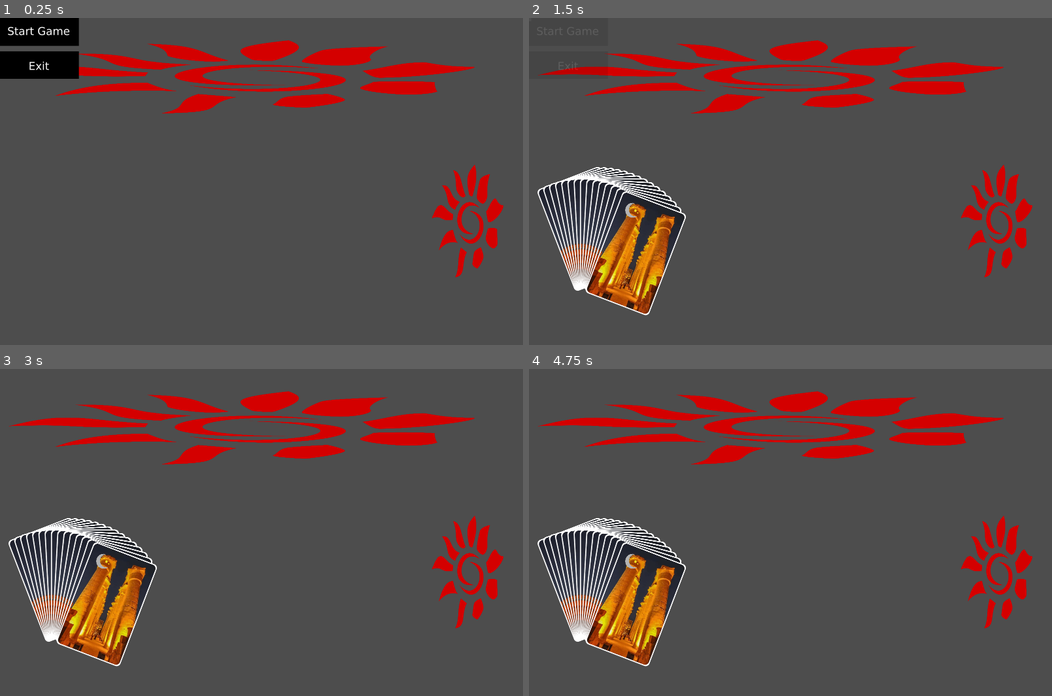
Above: before the commit, frames 1-4 (two rows, left to right).
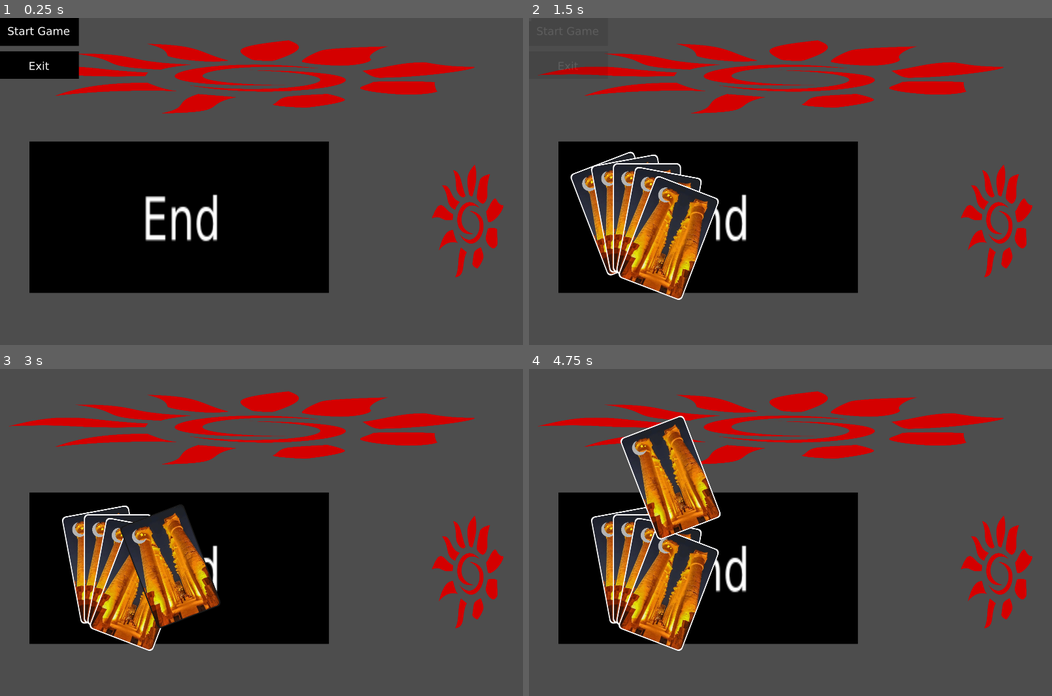
Above: after the commit, the same moments.

Repository: liambrownweb/Onirim
Game: Godot game, scene res://Main.tscn
Two runs of this game, one before a commit and one after it. Both use one fixed random seed, a clock stepped at 60 frames per second and the inputs below.
Inputs (mouse positions are in pixels of both pictures, inside the frame that each line leads up to):
- Up to frame 1 (0.25 s): no input
- Up to frame 2 (1.5 s): click (570, 31) at 0.5 s; click (570, 31) at 1.25 s
- Up to frame 3 (3 s): tap Enter at 2 s; drag from (57, 578) to (313, 460) at 2.02 s; tap Space at 2.75 s; drag from (62, 578) to (235, 597) at 2.77 s
- Up to frame 4 (4.75 s): move the mouse to (596, 578) at 3.52 s; click (596, 578) at 3.67 s; tap Enter at 4.25 s; drag from (596, 578) to (633, 483) at 4.27 s

The runs differ from the first frame. In frame 1, 26% of the frame differs, in the area x 5-63%, y 37-85%; in frame 2, 26%; in frame 3, 27%; in frame 4, 29%, in the area x 1-63%, y 14-91%.

Commit message:
Adding card backgrounds, more deck specifications, hand refilling

Diff:
--- a/CardScene.gd
+++ b/CardScene.gd
@@ -9,6 +9,7 @@
 var gameboard = null
 
 @onready var DragLayer = get_tree().root.get_node("Main/DragLayer")
+@onready var panel = $PanelContainer
 
 func _ready() -> void:
 	pass
@@ -35,6 +36,7 @@
 		#else:
 			#_end_drag()
 	elif event is InputEventMouseMotion and dragging:
+		print (drag_offset)
 		global_position = get_global_mouse_position() - drag_offset
 
 func _start_drag(local_click_pos):
@@ -59,7 +61,15 @@
 	return at_position
 
 func _on_mouse_entered() -> void:
-	pass
+	var style = panel.get_theme_stylebox("panel").duplicate()
+	style.bg_color = Color(0.1, 0.1, 0.1, 1)
+	panel.add_theme_stylebox_override("panel", style)
+	print("Overriding style")
+
+func _on_mouse_exited() -> void:
+	var style = panel.get_theme_stylebox("panel").duplicate()
+	style.bg_color = Color(1, 1, 1, 1)
+	panel.add_theme_stylebox_override("panel", style)
 
 func set_card_data(card_data_in: Card) -> void:
 	card_data = card_data_in
--- a/CardScene.tscn
+++ b/CardScene.tscn
@@ -76,3 +76,4 @@
 expand_mode = 3
 
 [connection signal="mouse_entered" from="." to="." method="_on_mouse_entered"]
+[connection signal="mouse_exited" from="PanelContainer" to="." method="_on_mouse_exited"]
--- a/components/card.gd
+++ b/components/card.gd
@@ -3,7 +3,7 @@
 func _init (parms):
 	type = parms.type
 	subtype = parms.subtype
-	symbol = parms.symbol
+	symbol = parms.symbol if parms.has(symbol) else 0
 var type: CardAttribs.types
 var subtype
 var symbol: CardAttribs.symbols
--- a/components/cardattribs.gd
+++ b/components/cardattribs.gd
@@ -1,8 +1,9 @@
 extends RefCounted
 class_name CardAttribs
 
-enum types { LOCATION, DOOR, DREAM, MIRROR }
-enum locations { AQUARIUM, GARDEN, LIBRARY, OBSERVATORY }
-enum dreams { NIGHTMARE, SPHINX, DIVER, CONFUSION }
+enum types { LOCATION, TOOL, ENCOUNTER, MIRROR }
+enum locations { POOLS_OF_PURIFICATION, HYPOSTYLE_HALL, LIBRARY, CRAFTSMANS_QUARTER }
+enum tools { WATER, CLAY, BLESSING_OF_HORUS, SECRET_NAME, PAPYRUS, SPELL, DYE_BINDING, KNIFE }
+enum dreams { APOPHIS, SPHINX, DIVER, CONFUSION }
 enum mirrors {}
-enum symbols { SUN, MOON, KEY }
+enum symbols { EYE_OF_RA, LAMP_OF_OSIRIS, ANKH }
--- a/components/decks.gd
+++ b/components/decks.gd
@@ -3,82 +3,122 @@
 const STANDARD = [
 	{
 		"type": C.types.LOCATION,
-		"subtype": C.locations.OBSERVATORY,
-		"symbol":C.symbols.SUN,
+		"subtype": C.locations.CRAFTSMANS_QUARTER,
+		"symbol":C.symbols.EYE_OF_RA,
 		"count": 7
 	},
 	{
 		"type":C.types.LOCATION,
-		"subtype": C.locations.OBSERVATORY,
-		"symbol":C.symbols.MOON,
+		"subtype": C.locations.CRAFTSMANS_QUARTER,
+		"symbol":C.symbols.LAMP_OF_OSIRIS,
 		"count": 5
 	},
 	{
 		"type":C.types.LOCATION,
-		"subtype": C.locations.OBSERVATORY,
-		"symbol":C.symbols.KEY,
+		"subtype": C.locations.CRAFTSMANS_QUARTER,
+		"symbol":C.symbols.ANKH,
 		"count": 4
 	},
 	{
 		"type":C.types.LOCATION,
-		"subtype": C.locations.AQUARIUM,
-		"symbol":C.symbols.SUN,
+		"subtype": C.locations.POOLS_OF_PURIFICATION,
+		"symbol":C.symbols.EYE_OF_RA,
 		"count": 6
 	},
 	{
 		"type":C.types.LOCATION,
-		"subtype": C.locations.AQUARIUM,
-		"symbol":C.symbols.MOON,
+		"subtype": C.locations.POOLS_OF_PURIFICATION,
+		"symbol":C.symbols.LAMP_OF_OSIRIS,
 		"count": 5
 	},
 	{
 		"type":C.types.LOCATION,
-		"subtype": C.locations.AQUARIUM,
-		"symbol":C.symbols.KEY,
+		"subtype": C.locations.POOLS_OF_PURIFICATION,
+		"symbol":C.symbols.ANKH,
 		"count": 4
 	},
 	{
 		"type":C.types.LOCATION,
-		"subtype": C.locations.GARDEN,
-		"symbol":C.symbols.SUN,
+		"subtype": C.locations.HYPOSTYLE_HALL,
+		"symbol":C.symbols.EYE_OF_RA,
 		"count": 6
 	},
 	{
 		"type":C.types.LOCATION,
-		"subtype": C.locations.GARDEN,
-		"symbol":C.symbols.MOON,
+		"subtype": C.locations.HYPOSTYLE_HALL,
+		"symbol":C.symbols.LAMP_OF_OSIRIS,
 		"count": 5
 	},
 	{
 		"type":C.types.LOCATION,
-		"subtype": C.locations.GARDEN,
-		"symbol":C.symbols.KEY,
+		"subtype": C.locations.HYPOSTYLE_HALL,
+		"symbol":C.symbols.ANKH,
 		"count": 3
 	},
 	{
 		"type":C.types.LOCATION,
 		"subtype": C.locations.LIBRARY,
-		"symbol":C.symbols.SUN,
+		"symbol":C.symbols.EYE_OF_RA,
 		"count": 5
 	},
 	{
 		"type":C.types.LOCATION,
 		"subtype": C.locations.LIBRARY,
-		"symbol":C.symbols.MOON,
+		"symbol":C.symbols.LAMP_OF_OSIRIS,
 		"count": 5
 	},
 	{
 		"type":C.types.LOCATION,
 		"subtype": C.locations.LIBRARY,
-		"symbol":C.symbols.KEY,
+		"symbol":C.symbols.ANKH,
 		"count": 3
-	}
+	},
+	{
+		"type":C.types.TOOL,
+		"subtype": C.tools.BLESSING_OF_HORUS,
+		"count": 1
+	},
+	{
+		"type":C.types.TOOL,
+		"subtype": C.tools.CLAY,
+		"count": 1
+	},
+	{
+		"type":C.types.TOOL,
+		"subtype": C.tools.DYE_BINDING,
+		"count": 1
+	},
+	{
+		"type":C.types.TOOL,
+		"subtype": C.tools.KNIFE,
+		"count": 1
+	},
+	{
+		"type":C.types.TOOL,
+		"subtype": C.tools.PAPYRUS,
+		"count": 1
+	},
+	{
+		"type":C.types.TOOL,
+		"subtype": C.tools.SECRET_NAME,
+		"count": 1
+	},
+	{
+		"type":C.types.TOOL,
+		"subtype": C.tools.SPELL,
+		"count": 1
+	},
+	{
+		"type":C.types.TOOL,
+		"subtype": C.tools.WATER,
+		"count": 1
+	},
 ]
 
-#| Location    | Sun | Moon | Key | Total |
-#|-------------|-----:|-----:|----:|------:|
-#| OBSERVATORY | 7    | 5    | 4   | 16   |
-#| AQUARIUM    | 6    | 5    | 4   | 15   |
-#| GARDEN      | 6    | 5    | 3   | 14   |
-#| LIBRARY     | 5    | 5    | 3   | 13   |
-#| **Total**   | **24** | **20** | **14** | **58**
+#| Location               | Sun    | Moon   | Key    | Total |
+#|------------------------|--------|--------|--------|-------|
+#| CRAFTSMANS_QUARTER     | 7      | 5      | 4      | 16    |
+#| POOLS_OF_PURIFICATION  | 6      | 5      | 4      | 15    |
+#| HYPOSTYLE_HALL         | 6      | 5      | 3      | 14    |
+#| LIBRARY                | 5      | 5      | 3      | 13    |
+#| **Total**              | **24** | **20** | **14** | **58**|
--- a/game.gd
+++ b/game.gd
@@ -3,7 +3,7 @@
 var hand = []
 var limbo = []
 var played = []
-var discard = []
+var discarded = []
 const Decks = preload("res://components/decks.gd")
 
 @onready var game_in_progress = false
@@ -28,7 +28,7 @@
 	game_deck = Deck.new()
 	game_deck.build_from(Decks.STANDARD)
 	game_deck.shuffle()
-	hand.append_array(game_deck.draw_top(5))
+	fill_hand()
 	$Gameboard.init_ui()
 	game_in_progress = true
 
@@ -36,5 +36,18 @@
 	game_in_progress = false
 
 func play(card: Card) -> bool:
-	played.append(card)
-	return true
+	if can_play(card):
+		played.append(card)
+		fill_hand()
+		return true
+	return false
+
+func discard(card: Card) -> bool:
+	if can_discard(card):
+		discarded.append(card)
+		fill_hand()
+		return true
+	return false
+
+func fill_hand() -> void:
+	hand.append_array(game_deck.draw_top(5 - hand.size()))
--- a/gameboard.tscn
+++ b/gameboard.tscn
@@ -1,5 +1,6 @@
 [gd_scene format=3 uid="uid://dckiuu1fy2v86"]
 
+[ext_resource type="Texture2D" uid="uid://b0xcu2u6nqkpb" path="res://images/end.svg" id="1_14ufp"]
 [ext_resource type="Texture2D" uid="uid://dd0k8wdcwxqp1" path="res://images/sun.svg" id="1_kv177"]
 
 [sub_resource type="GDScript" id="GDScript_kv177"]
@@ -10,8 +11,9 @@
 var drop_target = null
 @onready var game: Control = get_node(\"/root/Main/Game\")
 @onready var DragLayer = get_tree().root.get_node(\"Main/DragLayer\")
-@onready var discard = $TextureRect/DiscardPile
+@onready var discard_pile = $TextureRect/DiscardPile
 @onready var playrow = $TextureRect2/PlayRow
+@onready var player_hand_panel = $PlayerHandBG/PlayerHand
 
 func _ready() -> void:
 	pass
@@ -32,21 +34,29 @@
 
 func populate_hand() -> void:
 	drawing_cards = true
-	for data in game.hand:
-		var card = make_card(data)
-		card.gameboard = self
-		$PlayerHand.add_child(card)
+	if player_hand_panel.get_children().size() > 0:
+		for card in player_hand_panel.get_children():
+			player_hand_panel.remove_child(card)
+		for data in game.hand:
+			var card = make_card(data)
+			card.gameboard = self
+			player_hand_panel.add_child(card)
+	else:
+		for data in game.hand:
+			var card = make_card(data)
+			card.gameboard = self
+			player_hand_panel.add_child(card)
 	_update_hand_layout()
 	drawing_cards = false
 
 func _update_hand_layout():
-	var hand_array = $PlayerHand.get_children()
+	var hand_array = player_hand_panel.get_children()
 	var n = hand_array.size()
 	if n == 0:
 		return
 	var span_deg = 60.0
 	var radius = 320.0
-	var center = Vector2(0, 300)   # local center of the fan; adjust as needed
+	var center = Vector2(200, 400)   # local center of the fan; adjust as needed
 	for i in range(n):
 		var t = 0.5 if n == 1 else float(i) / float(n - 1)
 		var angle = lerp(-span_deg/2, span_deg/2, t)
@@ -85,12 +95,13 @@
 	#var picked = get_viewport().gui_pick(mouse_pos)  # returns Control under point
 	var picked = get_drop_target()
 	DragLayer.remove_child(card)
-	if picked == discard and game.can_discard(card.card_data):
+	if picked == discard_pile and game.can_discard(card.card_data):
 		picked.add_child(card)
-		game.discard(card)
+		if game.discard(card): populate_hand()
 	elif picked == playrow and game.can_play(card.card_data):
 		picked.add_child(card)
-		game.play(card.card_data)
+		if game.play(card.card_data): populate_hand()
+
 	else:
 		# return to original parent and animate back (instant here)
 		card.position = card.original_rect_pos
@@ -100,8 +111,8 @@
 
 func get_drop_target() -> Control:
 	var mouse_pos = get_global_mouse_position()
-	if discard.get_rect().has_point(mouse_pos):
-		return discard
+	if discard_pile.get_rect().has_point(mouse_pos):
+		return discard_pile
 	elif playrow.get_rect().has_point(mouse_pos):
 		return playrow
 	else:
@@ -159,13 +170,27 @@
 mouse_filter = 1
 script = SubResource("GDScript_kv177")
 
-[node name="PlayerHand" type="Control" parent="." unique_id=1537333377]
+[node name="PlayerHandBG" type="TextureRect" parent="." unique_id=65376194]
+layout_mode = 1
+anchors_preset = -1
+anchor_left = 0.056
+anchor_top = 0.41900003
+anchor_right = 0.629
+anchor_bottom = 0.934
+offset_left = 0.47999573
+offset_top = 0.19995117
+offset_right = 0.3199463
+offset_bottom = 0.19995117
+texture = ExtResource("1_14ufp")
+
+[node name="PlayerHand" type="Control" parent="PlayerHandBG" unique_id=1537333377]
 custom_minimum_size = Vector2(300, 300)
-anchors_preset = 0
-offset_left = 187.0
-offset_top = 609.0
-offset_right = 1532.0
-offset_bottom = 1078.0
+layout_mode = 1
+anchors_preset = 15
+anchor_right = 1.0
+anchor_bottom = 1.0
+grow_horizontal = 2
+grow_vertical = 2
 mouse_filter = 1
 script = SubResource("GDScript_14ufp")
 
@@ -214,6 +239,6 @@
 grow_horizontal = 2
 grow_vertical = 2
 
-[connection signal="child_entered_tree" from="PlayerHand" to="." method="_on_player_hand_child_entered_tree"]
-[connection signal="child_exiting_tree" from="PlayerHand" to="." method="_on_player_hand_child_exiting_tree"]
+[connection signal="child_entered_tree" from="PlayerHandBG/PlayerHand" to="." method="_on_player_hand_child_entered_tree"]
+[connection signal="child_exiting_tree" from="PlayerHandBG/PlayerHand" to="." method="_on_player_hand_child_exiting_tree"]
 [connection signal="child_entered_tree" from="TextureRect2/PlayRow" to="." method="_on_play_row_child_entered_tree"]
--- a/titlemenu.tscn
+++ b/titlemenu.tscn
@@ -164,6 +164,7 @@
 offset_bottom = 809.33594
 grow_horizontal = 2
 grow_vertical = 2
+mouse_filter = 2
 
 [node name="ResumeButton" type="TextureButton" parent="GameMenu" unique_id=1861822391]
 layout_mode = 0
Binary file added: images/card_backdrops/craftsman.png
Not shown, added: images/card_backdrops/craftsman.png.import
Binary file added: images/card_backdrops/craftsman2.png
Not shown, added: images/card_backdrops/craftsman2.png.import
Binary file added: images/card_backdrops/hypostyle.png
Not shown, added: images/card_backdrops/hypostyle.png.import
Binary file added: images/card_backdrops/hypostyle2.png
Not shown, added: images/card_backdrops/hypostyle2.png.import
Binary file added: images/card_backdrops/library.png
Not shown, added: images/card_backdrops/library.png.import
Binary file added: images/card_backdrops/library2.png
Not shown, added: images/card_backdrops/library2.png.import
(and 4 more such lines)
